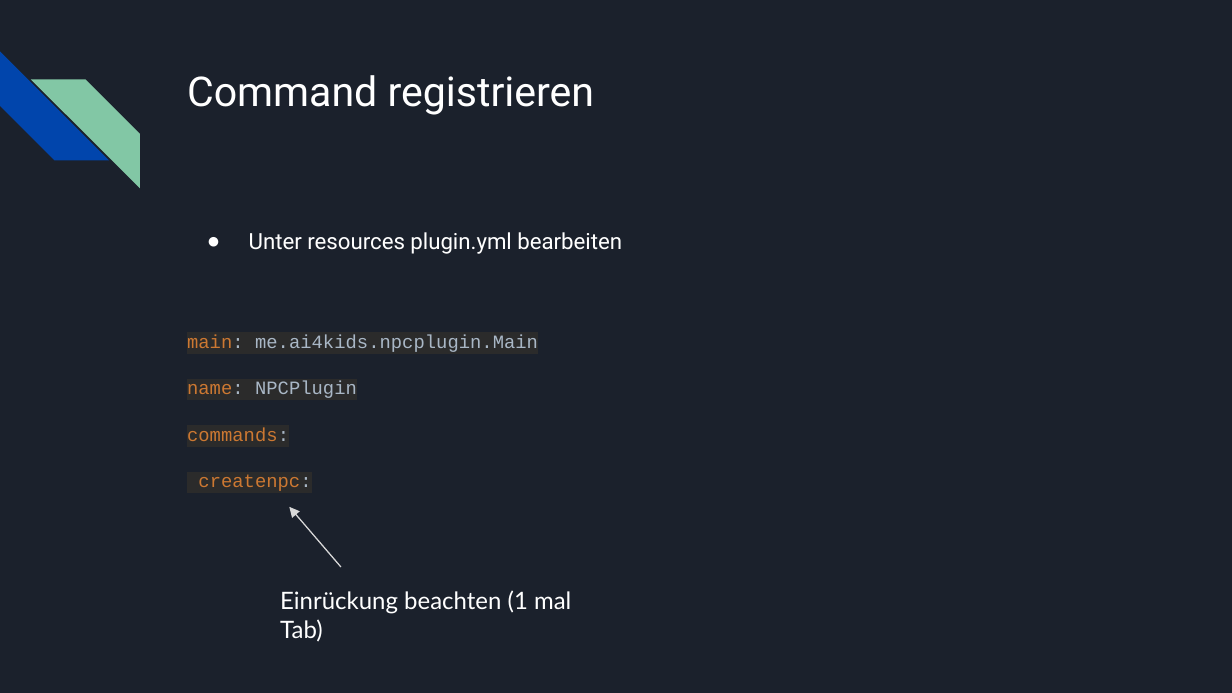
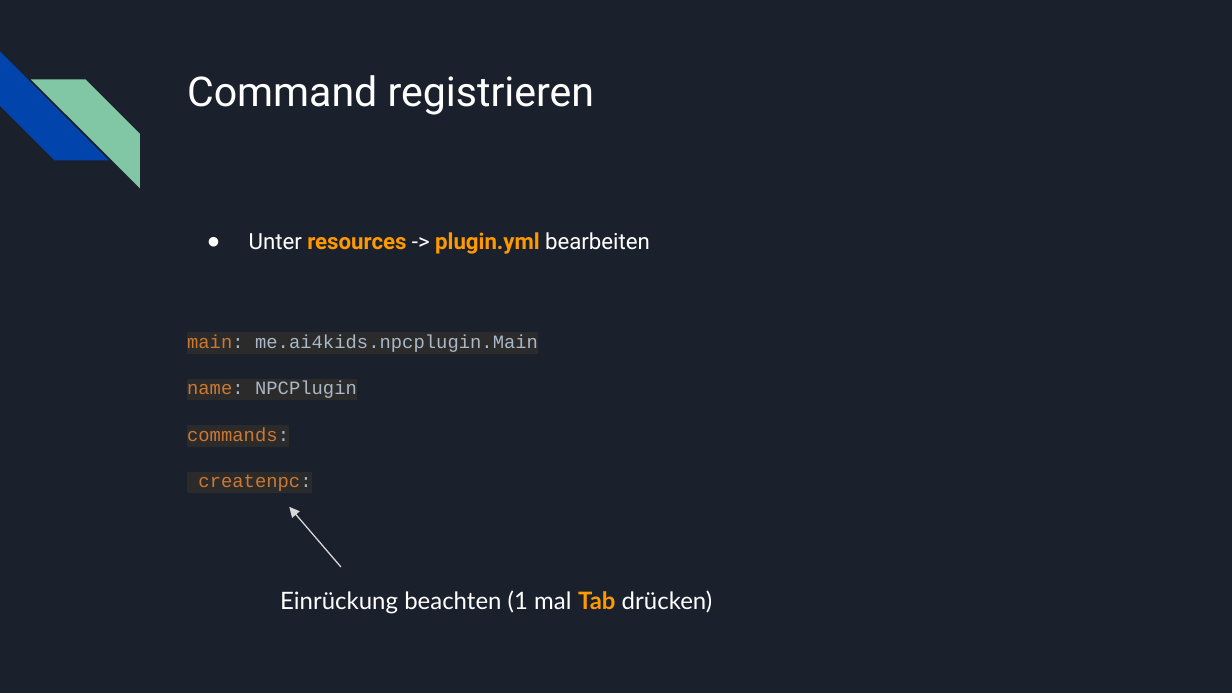
Before and after one commit to Andreas-FHE/NPCPlugin, a slide deck: slide 11 of documentation/AI4Kids_presentation1_NPC.pptx. Drawn at 1232x693 pixels with LibreOffice and Linux fonts; fonts in the diff are those of the drawing. Boxes give left, top, right and bottom in pixels: in the first picture for what was removed or moved away, otherwise in the second. Text is boxed around its words. In the diff, an @@ line names an element or a change of style, - is before the commit and + after.

```diff
--- a/documentation/AI4Kids_presentation1_NPC.pptx
+++ b/documentation/AI4Kids_presentation1_NPC.pptx
@@ text at bbox=[249, 232, 650, 254]: text changed; text colour #FFFFFF to #FF9900; bold on @@
-● Unter resources plugin.yml bearbeiten
+● Unter resources -> plugin.yml bearbeiten
@@ text at bbox=[280, 590, 713, 614]: text changed @@
-Einrückung beachten (1 mal Tab)
+Einrückung beachten (1 mal Tab drücken)
```
Also in this commit, not shown: 4 other slides changed, 3 other files.
